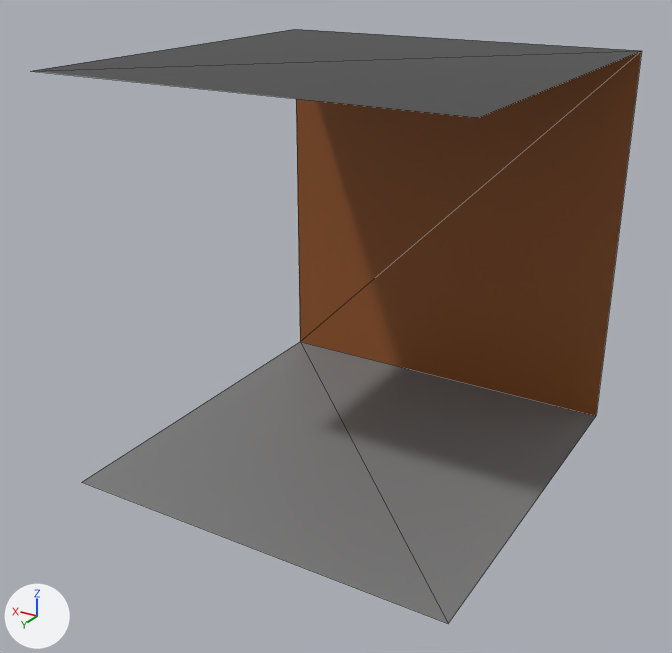
One commit to the glTF model ressources/models/wall_8.glb: the scene before it, then after it.
One viewpoint serves both versions: a 50 mm lens placed at (-3.2, 5.64, 3.83), pointed at (0.05, 0.22, 1.12). Every picture has the same lights, and +X, +Y and +Z are marked at lower left. Mesh edges are drawn as thin lines. Vertices at the same position are counted once.
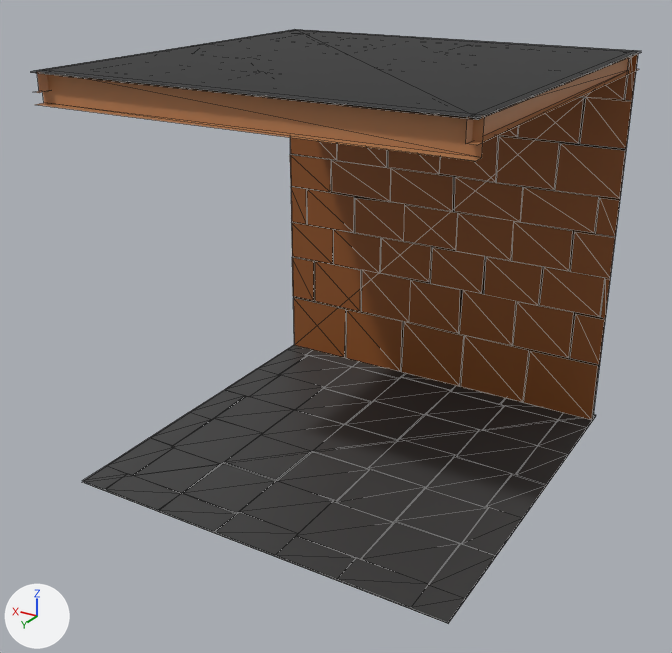
Commit message: Wall models

Changed parts and their boxes [x1, y1, x2, y2] in the pictures (672 x 653 px):
```json
{"object": "Cube", "change": "reshaped", "before": [33, 29, 642, 623], "after": [31, 29, 641, 623]}
{"part": 1, "of": "me_cube", "change": "added", "after": [31, 52, 641, 622]}
```

Scene script edits in JSON lines:
```json
{"block": "me_cube", "where": "# used by ob_cube; location = (0.0, 0.0, 0.0)"}
{"op": "remove", "block": "me_cube", "code": "me_cube.from_pydata(...)  # 8 vertices, 6 faces; spans x -1.5..1.5, y -1.5..1.5, z 0.0..3.0"}
{"op": "add", "block": "me_cube", "code": "me_cube.from_pydata(...)  # 602 vertices, 318 faces; spans x -1.5..1.5, y -1.5..1.5, z 0.0..3.0"}
{"block": "me_cube", "change": "me_cube part 1: 594 vertices added at x -1.5..1.5, y -1.5..1.5, z 0.0..3.0"}
```
